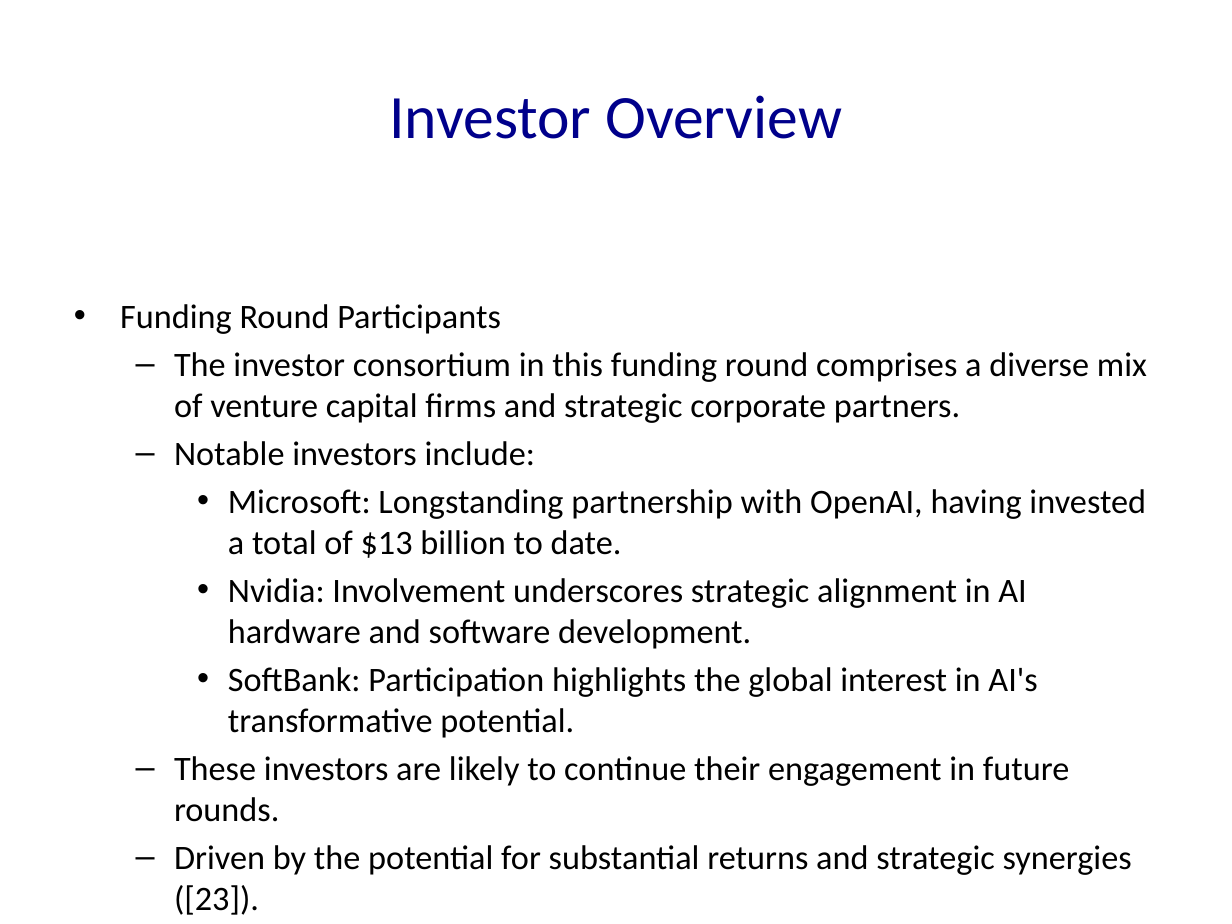
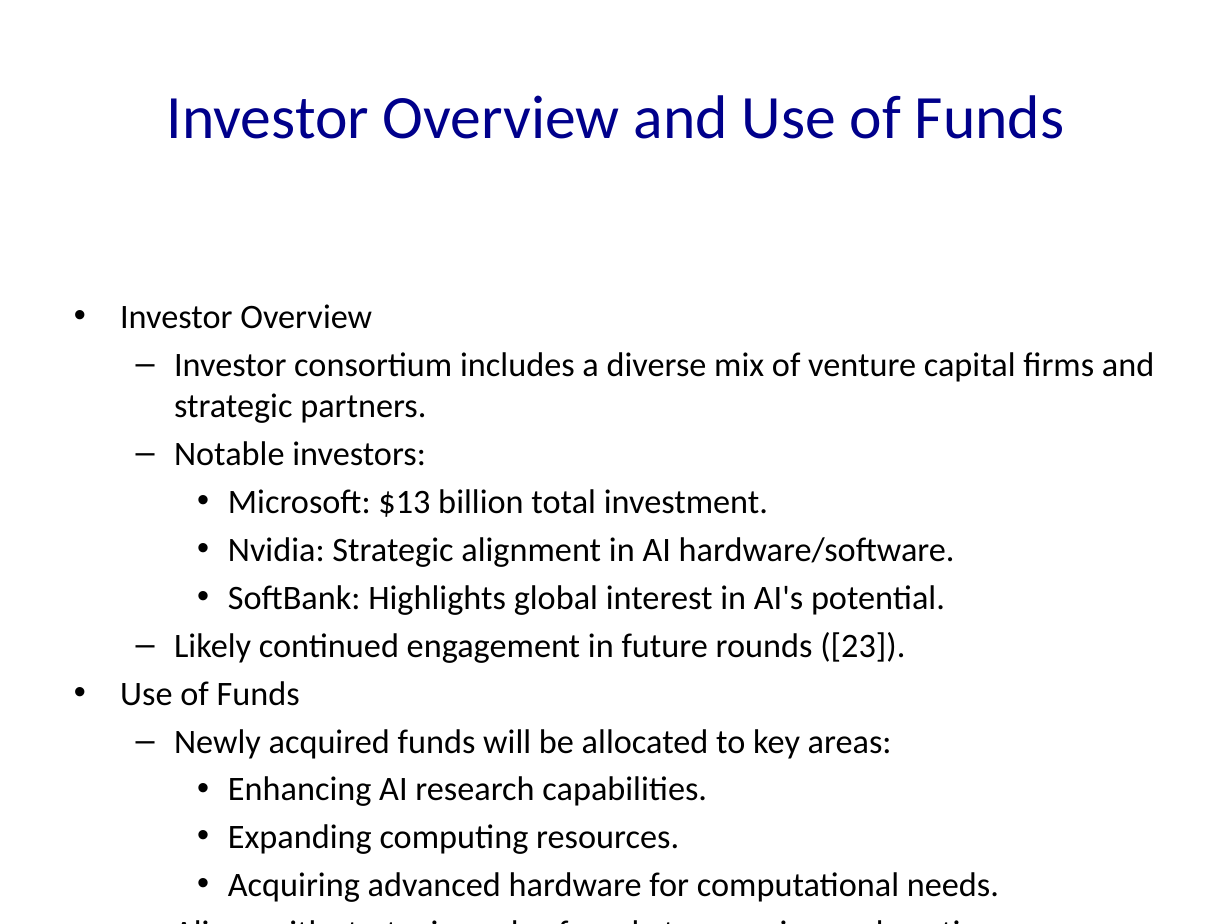
Before and after one commit to Frank-Gu-81/slides_autogeneration, a slide deck: slide 25 of Neuron_Solutions_Presentation.pptx (slide 77 before the commit). Drawn at 1232x924 pixels with LibreOffice and Linux fonts; fonts in the diff are those of the drawing. Boxes give left, top, right and bottom in pixels: in the first picture for what was removed or moved away, otherwise in the second. Text is boxed around its words. In the diff, an @@ line names an element or a change of style, - is before the commit and + after.

```diff
--- a/Neuron_Solutions_Presentation.pptx
+++ b/Neuron_Solutions_Presentation.pptx
@@ title at (167,95,1064,139): text changed @@
-Investor Overview
+Investor Overview and Use of Funds
@@ text at (120,304,1154,902): text changed @@
-• Funding Round Participants
-  – The investor consortium in this funding round comprises a diverse mix of venture capital firms and strategic corporate partners.
-  – Notable investors include:
-    • Microsoft: Longstanding partnership with OpenAI, having invested a total of $13 billion to date.
-    • Nvidia: Involvement underscores strategic alignment in AI hardware and software development.
-    • SoftBank: Participation highlights the global interest in AI's transformative potential.
-  – These investors are likely to continue their engagement in future rounds.
-  – Driven by the potential for substantial returns and strategic synergies ([23]).
+• Investor Overview
+  – Investor consortium includes a diverse mix of venture capital firms and strategic partners.
+  – Notable investors:
+    • Microsoft: $13 billion total investment.
+    • Nvidia: Strategic alignment in AI hardware/software.
+    • SoftBank: Highlights global interest in AI's potential.
+  – Likely continued engagement in future rounds ([23]).
+• Use of Funds
+  – Newly acquired funds will be allocated to key areas:
+    • Enhancing AI research capabilities.
+    • Expanding computing resources.
+    • Acquiring advanced hardware for computational needs.
+  – Aligns with strategic goals of market expansion and continuous improvement ([25]).
```
Also in this commit, not shown: 37 other slides changed, 1 slide added, 81 slides removed, 12 other files.
